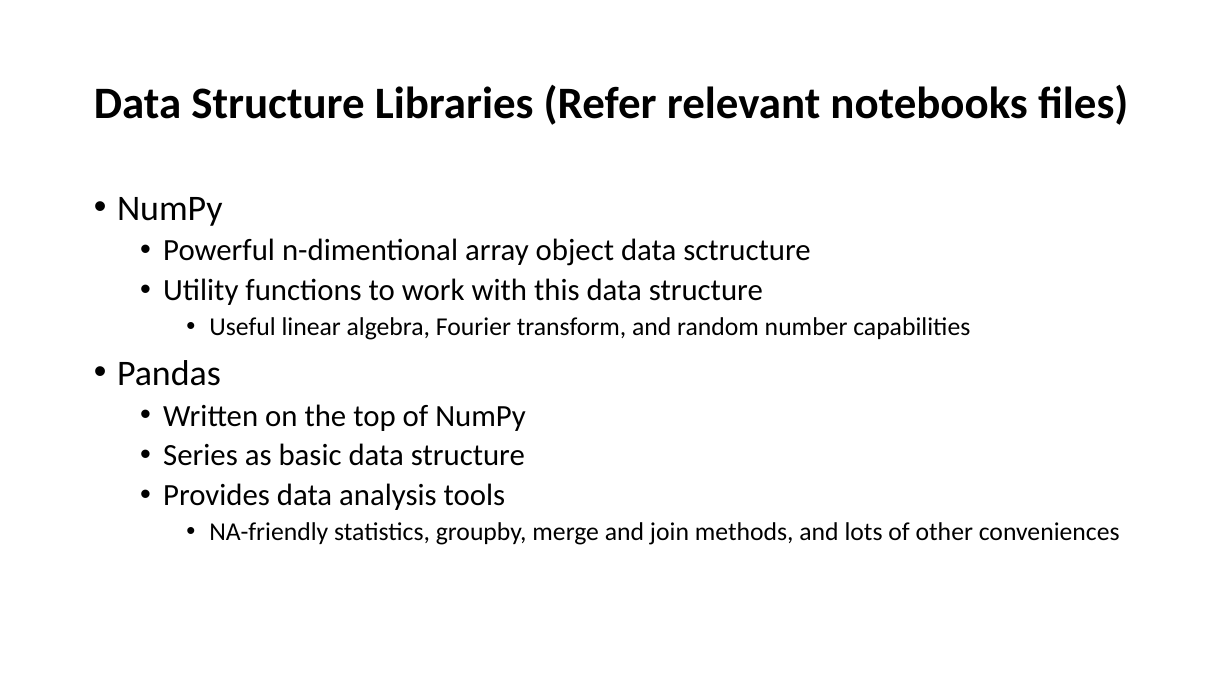
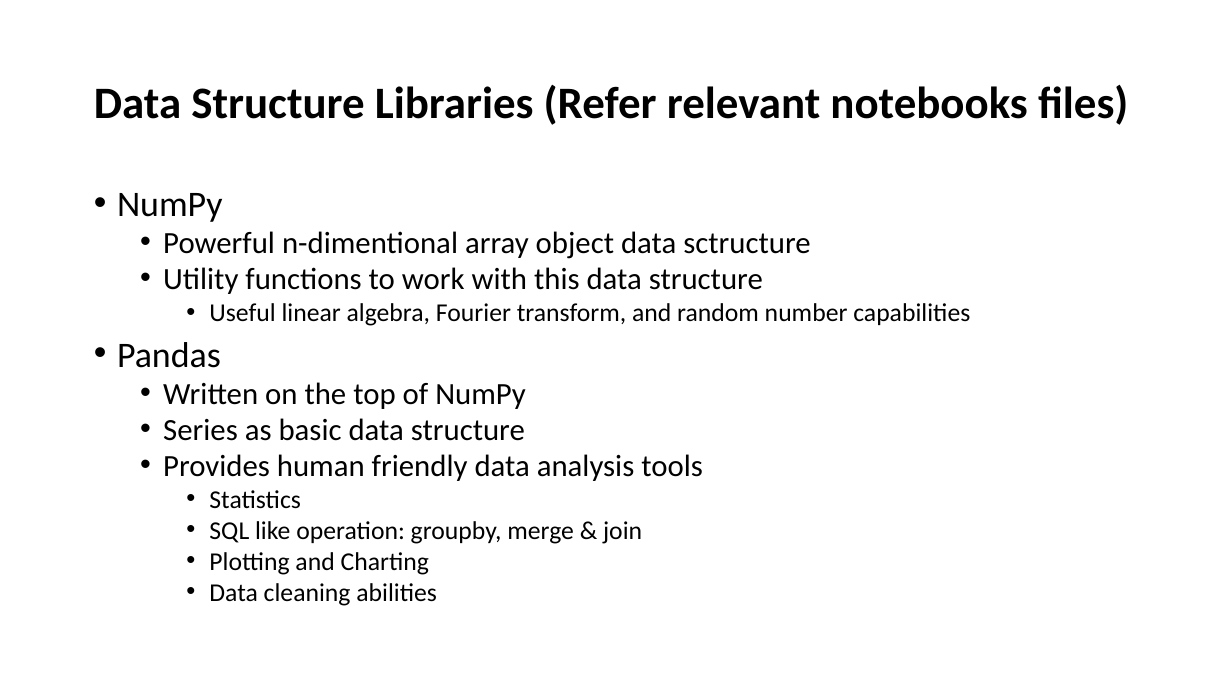
Before and after one commit to kelsadita/Machine-Learning-Talk, a slide deck: slide 23 of Machine_Learning.pptx (slide 20 before the commit). Drawn at 1232x693 pixels with LibreOffice and Linux fonts; fonts in the diff are those of the drawing. Boxes give left, top, right and bottom in pixels: in the first picture for what was removed or moved away, otherwise in the second. Text is boxed around its words. In the diff, an @@ line names an element or a change of style, - is before the commit and + after.

```diff
--- a/Machine_Learning.pptx
+++ b/Machine_Learning.pptx
@@ text at bbox=[117, 193, 970, 441]: line spacing 0.9 to 0.8 @@
@@ text at bbox=[163, 454, 703, 606]: text changed @@
-  • Provides data analysis tools
-    • NA-friendly statistics, groupby, merge and join methods, and lots of other conveniences
+  • Provides human friendly data analysis tools
+    • Statistics
+    • SQL like operation: groupby, merge & join
+    • Plotting and Charting
+    • Data cleaning abilities
```
Also in this commit, not shown: 3 other slides changed, 3 other files.
